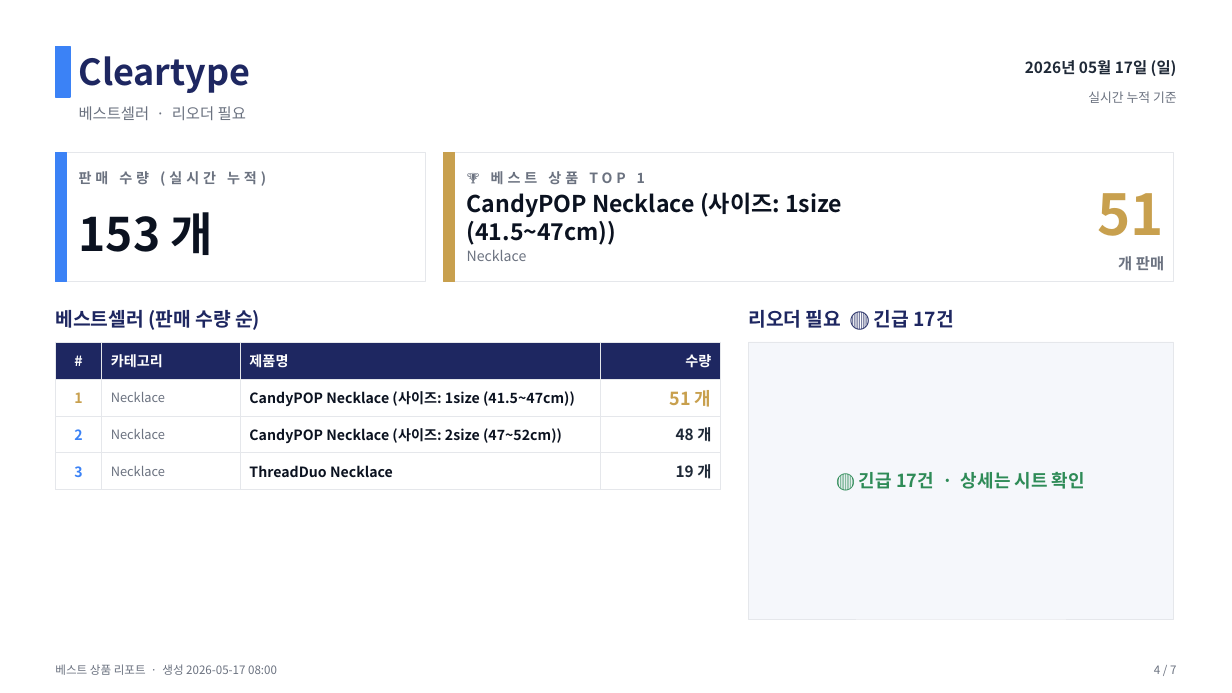
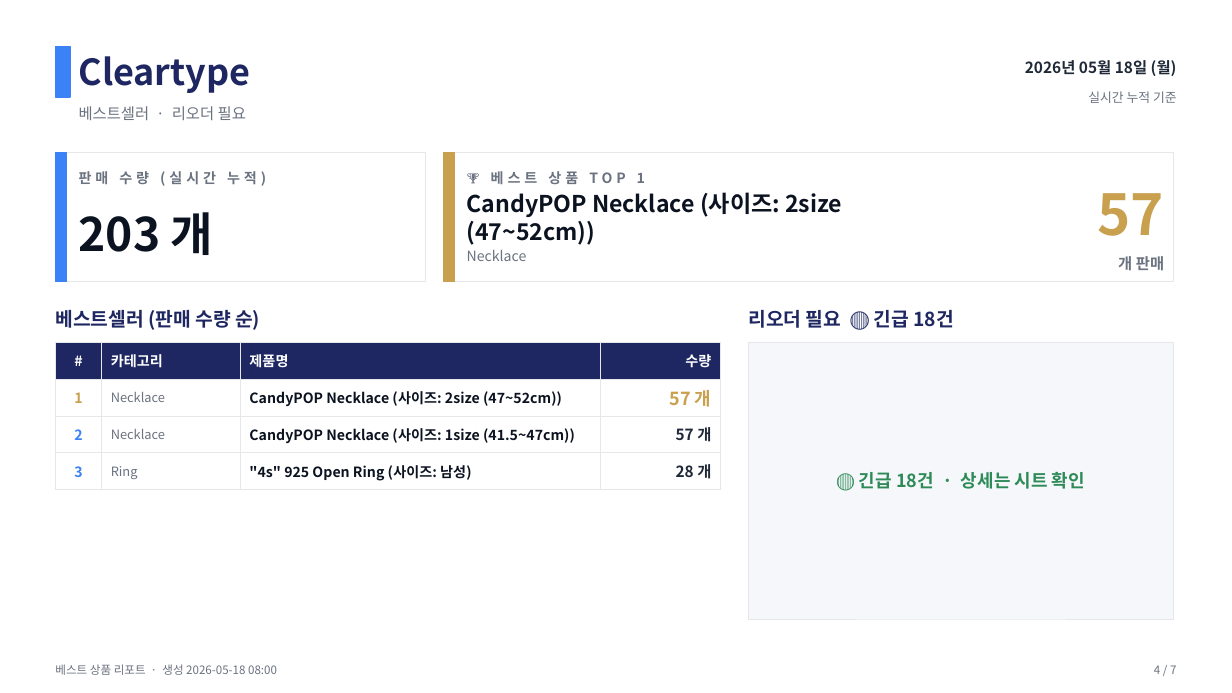
Before and after one commit to j65209/Brightbeed, a slide deck: slide 4 of data/sales-report.pptx. Drawn at 1232x693 pixels with LibreOffice and Linux fonts; fonts in the diff are those of the drawing. Boxes give left, top, right and bottom in pixels: in the first picture for what was removed or moved away, otherwise in the second. Text is boxed around its words. In the diff, an @@ line names an element or a change of style, - is before the commit and + after.

```diff
--- a/data/sales-report.pptx
+++ b/data/sales-report.pptx
@@ text at [1025, 60, 1177, 76]: text changed @@
-2026년 05월 17일 (일)
+2026년 05월 18일 (월)
@@ text at [467, 192, 842, 245]: text changed @@
-CandyPOP Necklace (사이즈: 1size (41.5~47cm))
+CandyPOP Necklace (사이즈: 2size (47~52cm))
@@ text at [1098, 193, 1165, 236]: text changed @@
-51
+57
@@ text at [79, 212, 214, 255]: text changed @@
-153 개
+203 개
@@ text at [748, 310, 953, 328]: text changed @@
-리오더 필요 🔴 긴급 17건
+리오더 필요 🔴 긴급 18건
@@ table at [55, 342, 721, 485] @@
-row 2, column 3: CandyPOP Necklace (사이즈: 1size (41.5~47cm))
+row 2, column 3: CandyPOP Necklace (사이즈: 2size (47~52cm))
-row 2, column 4: 51 개
+row 2, column 4: 57 개
-row 3, column 3: CandyPOP Necklace (사이즈: 2size (47~52cm))
+row 3, column 3: CandyPOP Necklace (사이즈: 1size (41.5~47cm))
-row 3, column 4: 48 개
+row 3, column 4: 57 개
-row 4: 3 | Necklace | ThreadDuo Necklace | 19 개
+row 4: 3 | Ring | "4s" 925 Open Ring (사이즈: 남성) | 28 개
@@ text at [859, 472, 1085, 489]: text changed @@
-🔴 긴급 17건 · 상세는 시트 확인
+🔴 긴급 18건 · 상세는 시트 확인
@@ text at [55, 664, 277, 675]: text changed @@
-베스트 상품 리포트 · 생성 2026-05-17 08:00
+베스트 상품 리포트 · 생성 2026-05-18 08:00
```
Also in this commit, not shown: 6 other slides changed.
